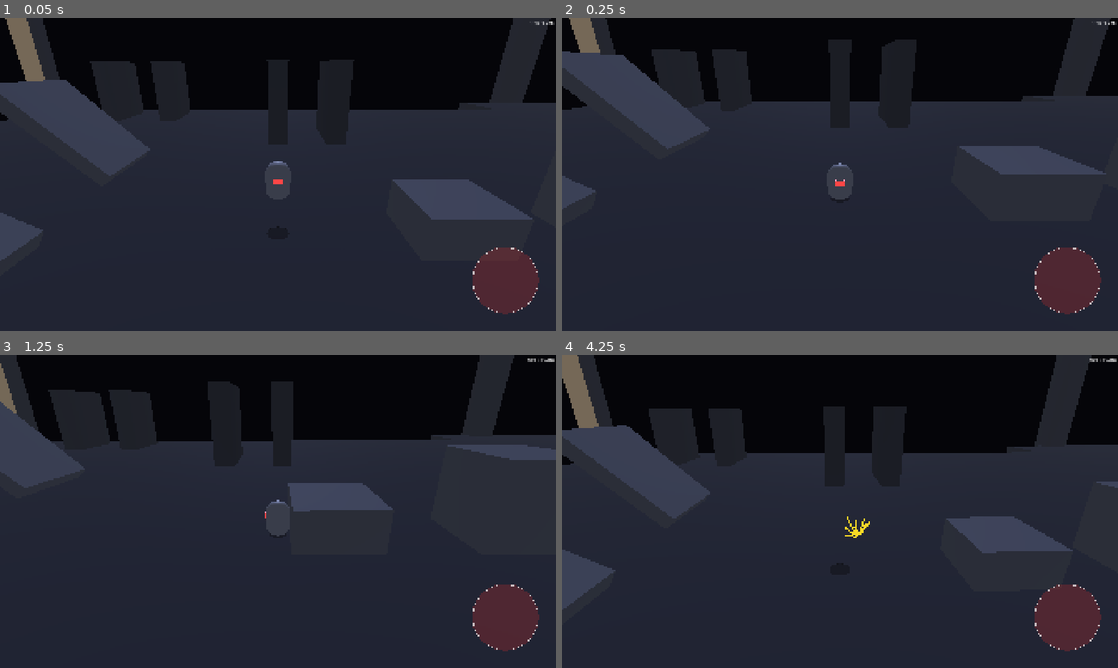
Above: before the commit, frames 1-4 (two rows, left to right).
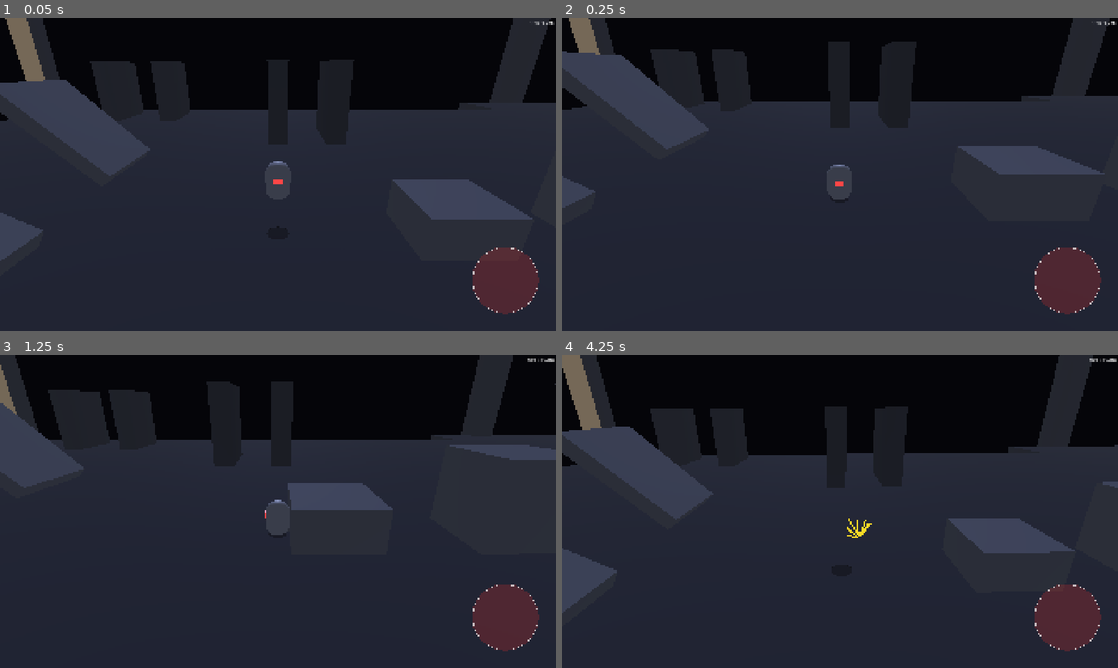
Above: after the commit, the same moments.

Repository: Adam-Vozzo/mobile-game-6
Game: Godot game, scene res://scenes/levels/feel_lab.tscn
The game is run twice, just before and just after one commit, with the same random seed, the same clock (stepped at 60 frames per second) and the same inputs. This scene is started directly instead of the project's main scene.
Inputs (mouse positions are in pixels of both pictures, inside the frame that each line leads up to):
- Up to frame 1 (0.05 s): no input
- Up to frame 2 (0.25 s): no input
- Up to frame 3 (1.25 s): tap Enter at 0.5 s; move the mouse to (400, 495) at 0.52 s; hold Right (move_right) from 0.53 s (still down); hold Space (jump) from 0.53 s (still down); click (400, 495) at 0.67 s
- Up to frame 4 (4.25 s): release Right (move_right) at 1.25 s; release Space (jump) at 1.25 s; drag from (728, 527) to (812, 574) at 1.27 s; move the mouse to (895, 442) at 2.02 s; hold Right (move_right) 2.03-2.75 s; hold Q 2.03-2.75 s; tap Space (jump) at 2.3 s; drag from (812, 574) to (673, 464) at 2.77 s; move the mouse to (1006, 558) at 3.52 s; hold Left (move_left) from 3.53 s (still down); hold Space (jump) from 3.53 s (still down); tap R (respawn) at 4.15 s

Frame 1 is identical in both runs. In frame 2, 0.6% of the frame differs, in the area x 0-99%, y 0-62%; in frame 3, 0.4%; in frame 4, 1.8%, in the area x 0-100%, y 0-83%.

Commit message:
feat: screen shake system — land + death shakes, dev-menu intensity (iter 81)
Game.screen_shake_requested signal; camera_rig.gd shake state (_shake_remaining
decays at _shake_decay rate; only strongest wins); _apply_shake() runs after
look_at() so movement direction is unaffected. player.gd emits land shake
(impact ≥ 0.25 → 0.011×impact rad, 0.13 s) and death shake (0.022 rad, 0.20 s).
Dev menu: Juice → Screen Shake — Intensity × slider. 8 unit tests (963 → 971).

https://claude.ai/code/session_01GqHc7YE3BUz8grZrP14kfT

Diff:
--- a/scripts/autoload/game.gd
+++ b/scripts/autoload/game.gd
@@ -8,6 +8,10 @@
 signal checkpoint_reached(checkpoint_id: StringName)
 @warning_ignore("unused_signal")
 signal level_completed
+## Emitted by player/hazards when a game event warrants a camera shake.
+## magnitude: peak rotation offset in radians; duration: seconds; freq: Hz.
+@warning_ignore("unused_signal")
+signal screen_shake_requested(magnitude: float, duration: float, freq: float)
 
 ## Ghost trail recording — 30 samples/s, up to 5 attempts, up to 90 s each.
 const SAMPLE_INTERVAL := 1.0 / 30.0
--- a/scripts/camera/camera_rig.gd
+++ b/scripts/camera/camera_rig.gd
@@ -161,6 +161,15 @@
 # hints at 3 /sec (→ 95% blend in ~1 s). Zero when no hints are active.
 var _hint_distance_extra: float = 0.0
 
+# Screen shake state. `_shake_remaining` IS the current peak magnitude (radians)
+# and decays to 0 at `_shake_decay` radians/sec. Both reset to 0 when a new shake
+# wins only if it is stronger than what is currently playing.
+var _shake_remaining: float = 0.0
+var _shake_decay: float = 0.0
+var _shake_freq: float = 22.0
+## Global intensity multiplier — exposed in dev menu Juice → Screen Shake tuning.
+@export_range(0.0, 3.0, 0.05) var shake_intensity_scale: float = 1.0
+
 @onready var _camera: Camera3D = $Camera
 
 
@@ -170,6 +179,8 @@
 	if has_node("/root/DevMenu"):
 		DevMenu.camera_param_changed.connect(_on_camera_param_changed)
 		DevMenu.debug_viz_changed.connect(_on_debug_viz_changed)
+	if has_node("/root/Game"):
+		Game.screen_shake_requested.connect(_on_screen_shake_requested)
 
 
 func _process(delta: float) -> void:
@@ -202,6 +213,8 @@
 		_update_ground_camera(target_pos, effective_target, effective_distance, aim_point, delta)
 	_camera.look_at(aim_point, Vector3.UP)
 	_publish_camera_yaw(target_pos)
+	# Shake is applied after yaw is published so movement direction is unaffected.
+	_apply_shake(delta)
 	# Refresh air offset every frame so takeoff captures the current pose and
 	# mid-air drag propagates. Stored relative to effective_target (not raw
 	# target_pos) so below-apex vertical motion doesn't leak into the offset.
@@ -579,6 +592,34 @@
 			-PI * 0.45,
 			PI * 0.45,
 		)
+
+
+## Applies one frame of sinusoidal camera wobble if a shake is active.
+## Called after look_at() so the effect is purely visual and does not bleed
+## into _publish_camera_yaw() (player movement direction stays correct).
+## Rotation is local to the camera node; look_at() overwrites it next frame,
+## so there is no per-frame accumulation.
+func _apply_shake(delta: float) -> void:
+	if _shake_remaining <= 0.0:
+		return
+	var t_s := Time.get_ticks_msec() * 0.001
+	var eff := _shake_remaining * shake_intensity_scale
+	var yaw_off   := sin(t_s * _shake_freq * TAU) * eff
+	var pitch_off := sin(t_s * _shake_freq * TAU * 1.27 + 1.3) * eff * 0.6
+	_camera.rotate_object_local(Vector3.UP, yaw_off)
+	_camera.rotate_object_local(Vector3.RIGHT, pitch_off)
+	_shake_remaining = maxf(0.0, _shake_remaining - _shake_decay * delta)
+
+
+## Receives Game.screen_shake_requested; only the strongest in-flight shake wins.
+func _on_screen_shake_requested(magnitude: float, duration: float, freq: float) -> void:
+	if not has_node("/root/DevMenu") or not DevMenu.is_juice_on(&"screen_shake"):
+		return
+	if magnitude <= _shake_remaining:
+		return
+	_shake_remaining = magnitude
+	_shake_decay = magnitude / maxf(0.001, duration)
+	_shake_freq = freq
 
 
 func _on_camera_param_changed(param_name: StringName, value: float) -> void:
@@ -614,6 +655,8 @@
 			ease_out_smoothing = value
 		&"occlusion_release_delay":
 			occlusion_release_delay = value
+		&"shake_intensity":
+			shake_intensity_scale = value
 		# Lookahead and auto-recenter sliders are no-ops in the tripod model.
 		_:
 			pass
--- a/scripts/player/player.gd
+++ b/scripts/player/player.gd
@@ -177,6 +177,9 @@
 			_play_land_squash(impact)
 		if has_node("/root/Audio"):
 			Audio.on_land(impact)
+		# Heavy landing only (same threshold as audio heavy/light split).
+		if has_node("/root/Game") and impact >= Audio.LAND_HEAVY_THRESHOLD:
+			Game.screen_shake_requested.emit(0.011 * impact, 0.13, 20.0)
 	_was_on_floor_last_frame = on_floor
 
 
@@ -447,6 +450,7 @@
 	if has_node("/root/Game"):
 		Game.register_attempt()
 		Game.player_respawned.emit()
+		Game.screen_shake_requested.emit(0.022, 0.20, 26.0)
 	if has_node("/root/Audio"):
 		Audio.on_respawn_start()
 	_run_reboot_effect()
--- a/tests/test_controller_kinematics.gd
+++ b/tests/test_controller_kinematics.gd
@@ -123,6 +123,7 @@
 	_test_snappy_reboot_duration()
 	_test_audio_skeleton()
 	_test_wall_normal_viz_key()
+	_test_screen_shake_system()
 	_report()
 
 
@@ -4836,3 +4837,53 @@
 		dm.debug_viz_state.has(&"ground_normal"))
 
 	dm.free()
+
+
+func _test_screen_shake_system() -> void:
+	## Screen shake (iter 81): camera_rig.gd shake state, Game signal,
+	## and player.gd emission thresholds / magnitudes.
+	print("\n-- Screen shake system (iter 81) --")
+
+	# --- CameraRig defaults ---
+	var rig := CameraRig.new()
+	_ok("shake_intensity_scale export defaults 1.0",
+		_near(rig.shake_intensity_scale, 1.0))
+	_ok("_shake_remaining starts 0.0 (no shake at spawn)",
+		_near(rig._shake_remaining, 0.0))
+	_ok("_shake_decay starts 0.0",
+		_near(rig._shake_decay, 0.0))
+	rig.free()
+
+	# --- Game signal exists ---
+	var g: GM = GM.new()
+	_ok("Game has screen_shake_requested signal",
+		g.has_signal("screen_shake_requested"))
+	g.free()
+
+	# --- Shake preset value sanity checks ---
+	# Land: 0.011 rad per unit of impact (impact range 0–1); fires above 0.25.
+	# Death: 0.022 rad fixed.  Both < 0.05 rad (~2.9°) to avoid motion sickness.
+	const LAND_MAG_PER_IMPACT := 0.011
+	const DEATH_MAG := 0.022
+	_ok("land shake magnitude < death shake (land less jarring)",
+		LAND_MAG_PER_IMPACT < DEATH_MAG)
+	_ok("land max (impact=1.0) > 0 and < 0.05 rad",
+		LAND_MAG_PER_IMPACT > 0.0 and LAND_MAG_PER_IMPACT < 0.05)
+	_ok("death magnitude > 0 and < 0.05 rad",
+		DEATH_MAG > 0.0 and DEATH_MAG < 0.05)
+
+	# Land shake threshold = Audio.LAND_HEAVY_THRESHOLD = 0.25.
+	# Kept in 0.20–0.35 range: low enough to catch noticeable falls,
+	# high enough to skip micro-landings on shallow slopes.
+	const LAND_THRESHOLD := 0.25
+	_ok("land shake threshold in [0.20, 0.35] (matches heavy-land audio band)",
+		LAND_THRESHOLD >= 0.20 and LAND_THRESHOLD <= 0.35)
+
+	# Decay formula: _shake_decay = magnitude / duration. After `duration`
+	# seconds the full magnitude is subtracted → shake reaches 0.
+	const DEATH_DUR := 0.20
+	const DEATH_DECAY := DEATH_MAG / DEATH_DUR
+	_ok("death shake: decay * duration == magnitude (decays to zero in time)",
+		_near(DEATH_DECAY * DEATH_DUR, DEATH_MAG))
+	_ok("death shake decay rate > magnitude (clears in < 1 s)",
+		DEATH_DECAY > DEATH_MAG)
--- a/tools/dev_menu/dev_menu_overlay.gd
+++ b/tools/dev_menu/dev_menu_overlay.gd
@@ -427,6 +427,7 @@
 	_build_blob_shadow_tuning(vbox)
 	_build_squash_stretch_tuning(vbox)
 	_build_ghost_trail_tuning(vbox)
+	_build_screen_shake_tuning(vbox)
 
 
 func _build_blob_shadow_tuning(vbox: VBoxContainer) -> void:
@@ -632,6 +633,14 @@
 	_make_slider(parent, label_text, mn, mx, step,
 		func(v: float) -> void: DevMenu.ghost_trail_param_changed.emit(param, v),
 		default_val)
+
+
+func _build_screen_shake_tuning(vbox: VBoxContainer) -> void:
+	vbox.add_child(_make_label("Screen Shake — Tuning", SECTION_FONT_SIZE, false))
+	_make_slider(vbox, "Intensity ×",
+		0.0, 3.0, 0.05,
+		func(v: float) -> void: DevMenu.camera_param_changed.emit(&"shake_intensity", v),
+		1.0)
 
 
 func _make_viz_checkbox(parent: Node, label_text: String, key: StringName) -> void:
Not shown, changed: README.md
Not shown, changed: docs/JUICE.md
Not shown, changed: docs/PLAN.md
